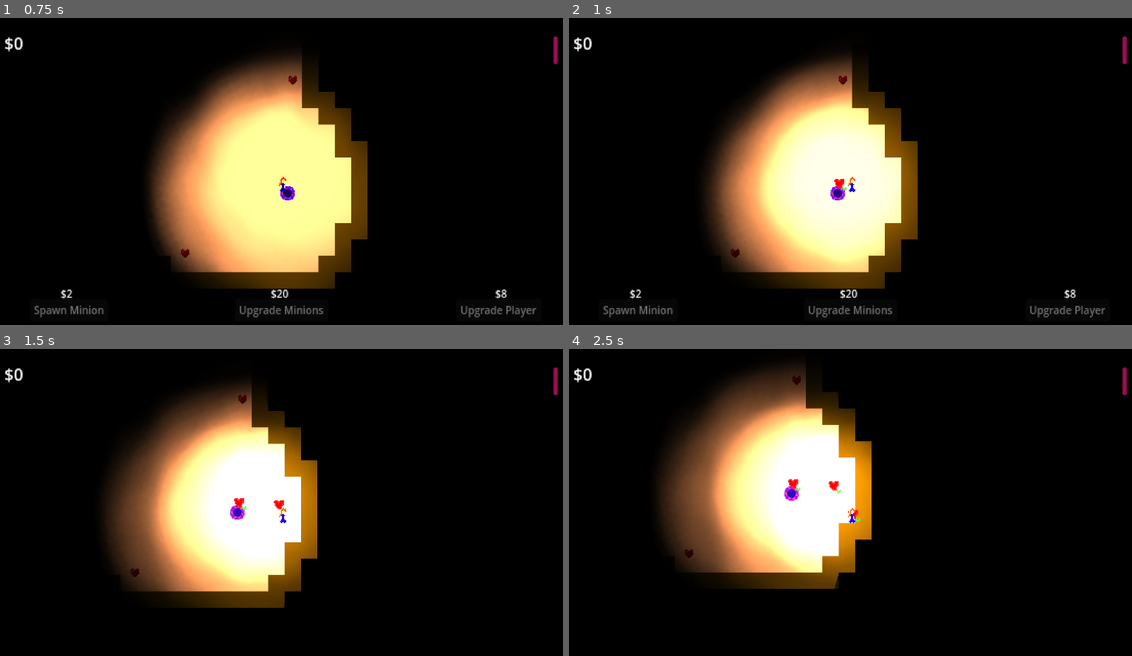
Above: before the commit, frames 1-4 (two rows, left to right).
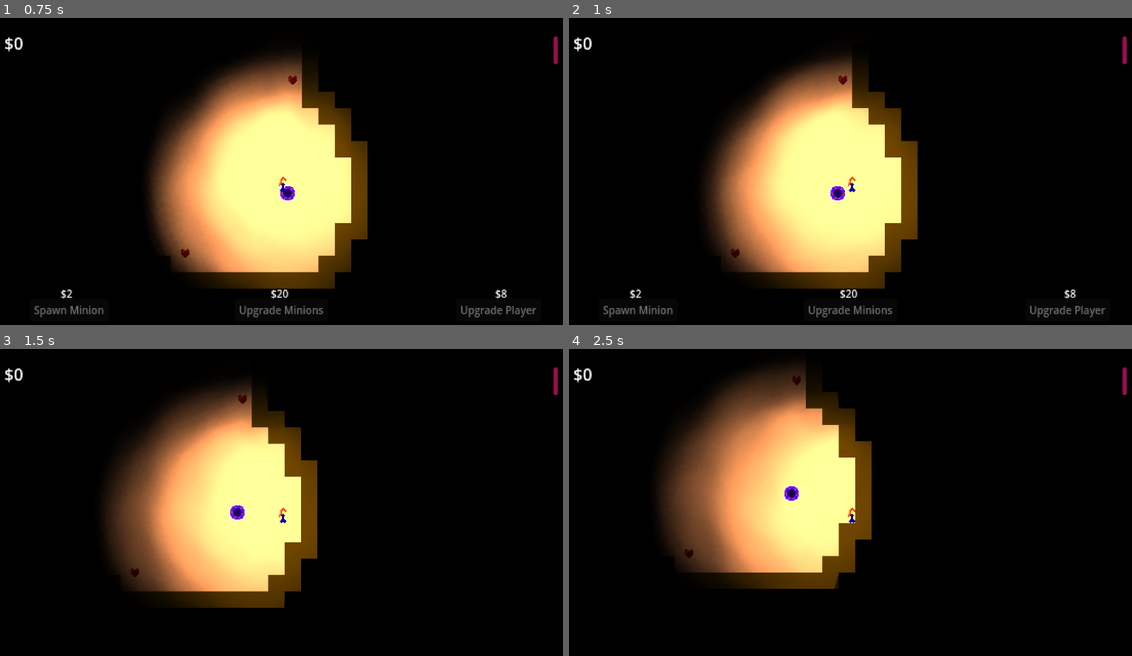
Above: after the commit, the same moments.

Repository: ConnorChow/LudumDare2024
Game: Godot game, scene res://Scenes/World.tscn
The game is run twice, just before and just after one commit, with the same random seed, the same clock (stepped at 60 frames per second) and the same inputs.
Inputs:
- Up to frame 1 (0.75 s): tap Enter at 0.5 s; hold Right (right) from 0.53 s (still down); tap 1 (1) at 0.6 s
- Up to frame 2 (1 s): keep holding Right (right); tap Q (light) at 0.8 s
- Up to frame 3 (1.5 s): release Right (right) at 1.28 s; hold Down (down) from 1.28 s (still down); tap Q (light) at 1.35 s
- Up to frame 4 (2.5 s): tap 1 (1) at 1.55, 2.1 s; release Down (down) at 2.03 s; hold Right (right) from 2.03 s (still down); tap Q (light) at 2.3 s

Frame 1 is identical in both runs. In frame 2, 9.3% of the frame differs, in the area x 34-61%, y 30-81%; in frame 3, 11%; in frame 4, 12%, in the area x 25-54%, y 18-75%.

Commit message:
improved placeLight controls

Diff:
--- a/Player/Player.gd
+++ b/Player/Player.gd
@@ -32,8 +32,12 @@
 #buy player upgrades
 @onready var cur_player_label = $UiNodes/buyMenu/curPlayerLabel
 @onready var buy_player = $UiNodes/buyMenu/buyPlayer
+
 #placeable light objects
 @onready var placeLight = preload("res://Objects/lightPlace.tscn")
+@onready var place_light = $placeLight
+var canPlace : bool = true
+
 
 # a short timer to prevent weirdness associated with spam picking up and droppuing
 #items
@@ -105,9 +109,15 @@
 			if CurrencyCount.playerUpgradeCost <= CurrencyCount.currency:
 				buyPlayer()
 	if Input.is_action_just_pressed("light"):
-		var l = placeLight.instantiate()
-		l.global_position = global_position
-		get_parent().add_child(l)
+		if CurrencyCount.currency > 0:
+			if canPlace:
+				var l = placeLight.instantiate()
+				l.global_position = global_position
+				get_parent().add_child(l)
+				CurrencyCount.currency -=1
+				updateCur()
+				place_light.start()
+				canPlace = false
 	if Input.is_action_just_pressed("recall"):
 		if heldObject != null:
 				heldObject.reparent(get_parent())
@@ -245,3 +255,11 @@
 	CurrencyCount.playerUpgradeCost = floor(CurrencyCount.playerUpgradeCost * 1.5)
 	cur_upgrade_label.set_text("$" + str(CurrencyCount.playerUpgradeCost))
 	updateCur()
+
+
+
+
+
+
+func _on_place_light_timeout():
+	canPlace = true
--- a/Player/Player.tscn
+++ b/Player/Player.tscn
@@ -210,6 +210,8 @@
 wait_time = 0.3
 one_shot = true
 
+[node name="placeLight" type="Timer" parent="."]
+
 [connection signal="timeout" from="UiNodes/hitBox/hitTimer" to="." method="_on_hit_timer_timeout"]
 [connection signal="pressed" from="UiNodes/buyMenu/buyMinion" to="." method="_on_buy_minion_pressed"]
 [connection signal="pressed" from="UiNodes/buyMenu/buyUpgrade" to="." method="_on_buy_upgrade_pressed"]
@@ -217,3 +219,4 @@
 [connection signal="timeout" from="grabTimer" to="." method="_on_grab_timer_timeout"]
 [connection signal="timeout" from="recallTimer" to="." method="_on_recall_timer_timeout"]
 [connection signal="timeout" from="iFrames" to="." method="_on_i_frames_timeout"]
+[connection signal="timeout" from="placeLight" to="." method="_on_place_light_timeout"]
